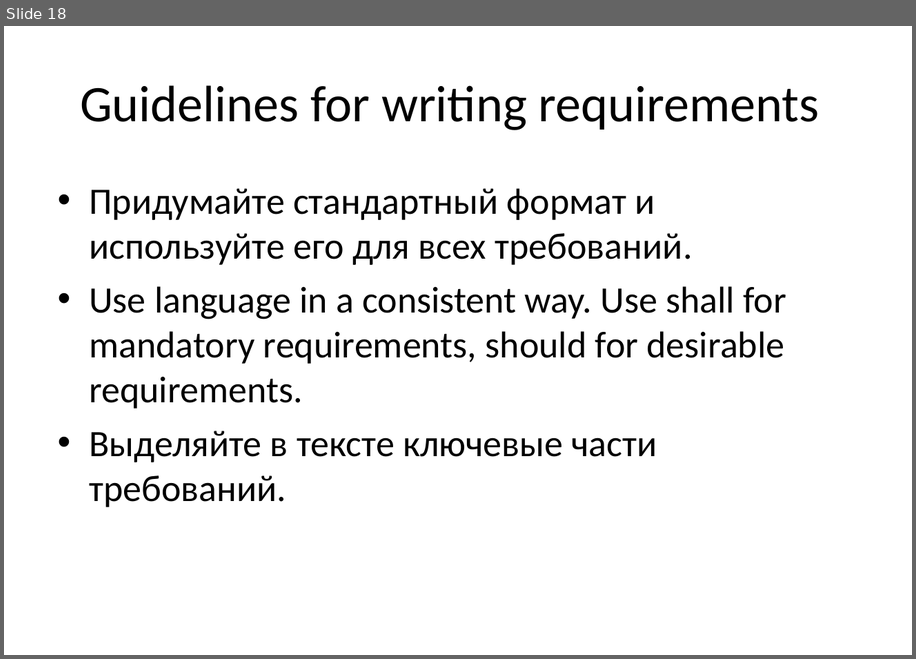
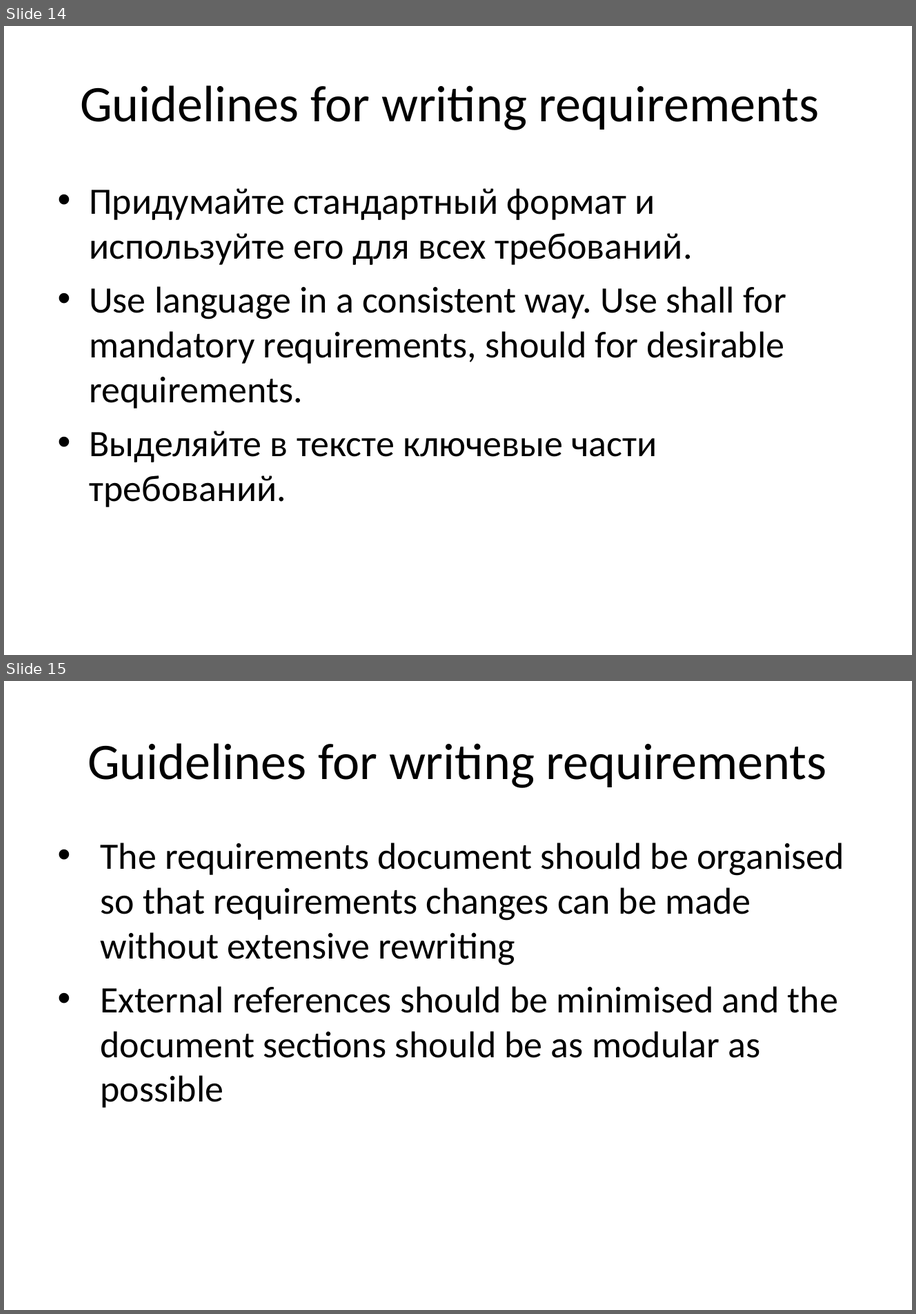
Before and after one commit to BigRacer/swtesting, a slide deck: 4.Requirements/Requirements_rus.ppt. Shown one above the other, each under a label of ours: slide 18 before the commit, slides 14 and 15 after it. The pictures are 916x659 and 916x1314 pixels, drawn with LibreOffice and Linux fonts; fonts in the diff are those of the drawing; background and template pictures are left out. Boxes give left, top, right and bottom in pixels: in the first picture for what was removed or moved away, otherwise in the second. Text is boxed around its words. In the diff, an @@ line names an element or a change of style, - is before the commit and + after.

```diff
--- a/4.Requirements/Requirements_rus.ppt
+++ b/4.Requirements/Requirements_rus.ppt
@@ slide 15 added at [4, 681, 912, 1310], background picture (left out) @@
@@ title added at [87, 743, 827, 788], 44 pt, text #000000 @@
+Guidelines for writing requirements
@@ text added at [100, 842, 844, 1107], 32 pt, text #000000 @@
+• The requirements document should be organised so that requirements changes can be made without extensive rewriting
+• External references should be minimised and the document sections should be as modular as possible
@@ what was slide 18 is now slide 14 @@
```
Also in this commit, not shown: 3 slides changed, 3 other slides added, 6 slides removed.
